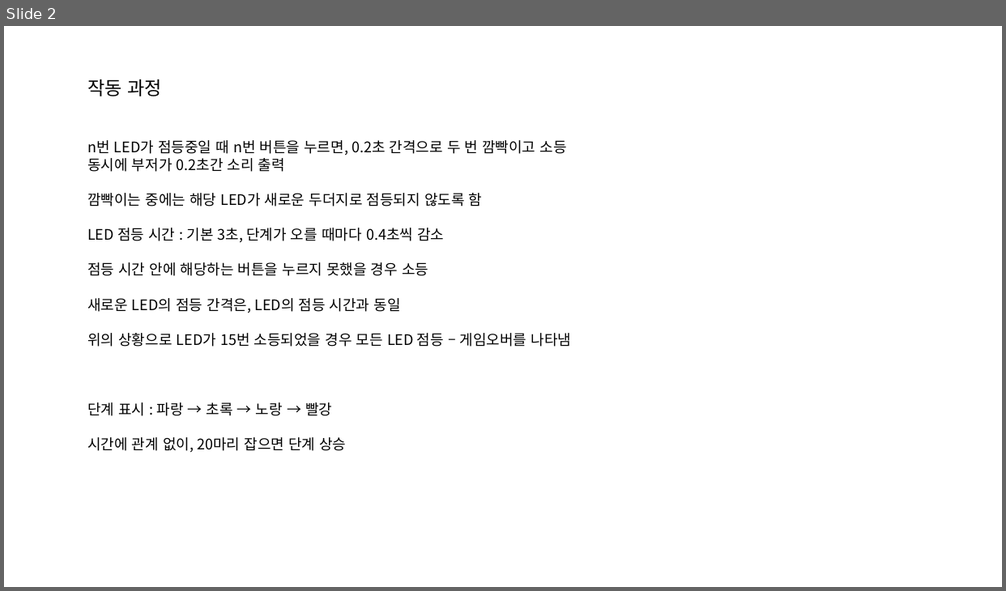
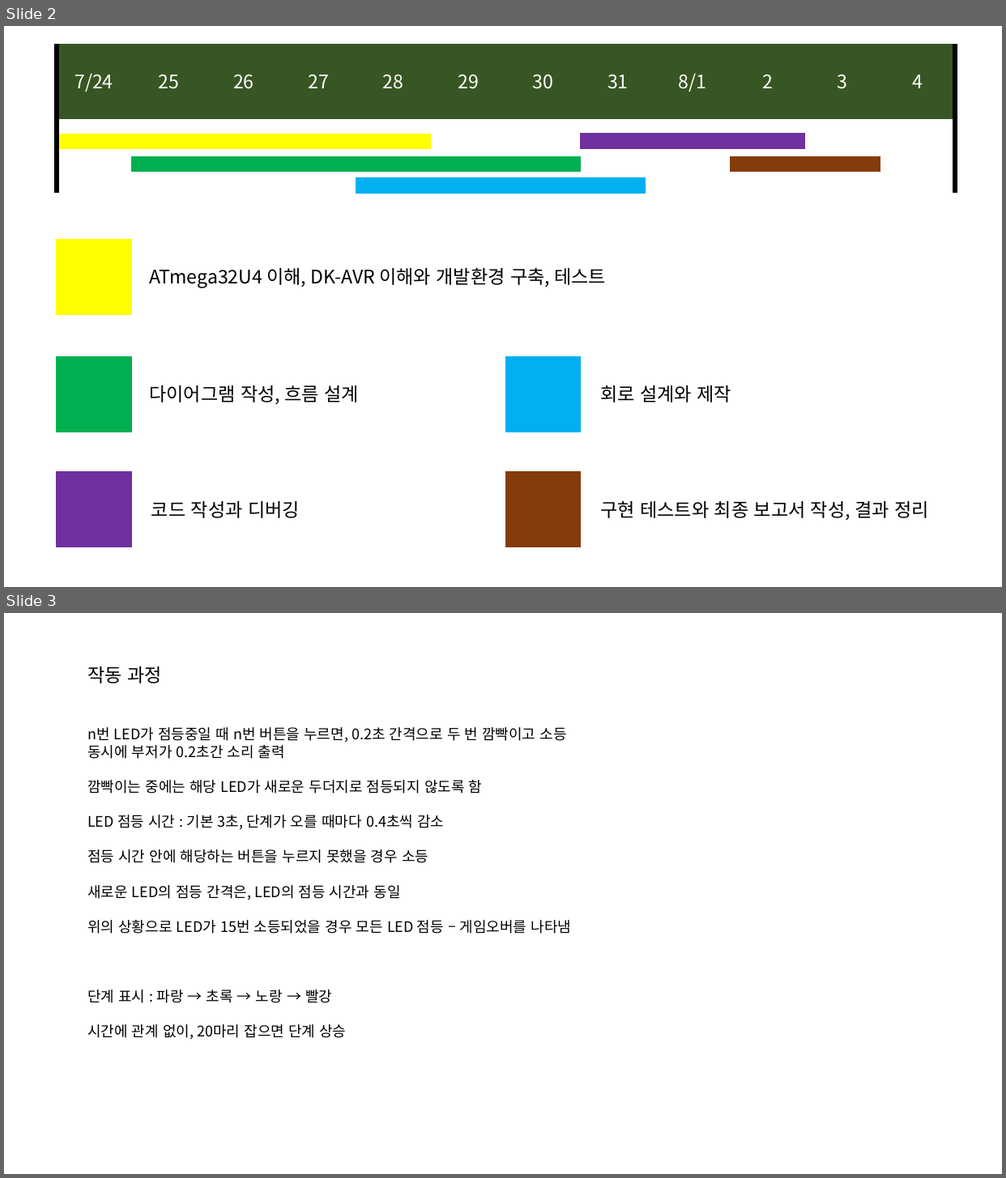
Before and after one commit to MagmaTart/JumpUP-2017-Summer, a slide deck: mole-project/SoominLee_mole-diagram_20170724.pptx. Shown one above the other, each under a label of ours: slide 2 before the commit, slides 2 and 3 after it. The pictures are 1006x591 and 1006x1178 pixels, drawn with LibreOffice and Linux fonts; fonts in the diff are those of the drawing. Boxes give left, top, right and bottom in pixels: in the first picture for what was removed or moved away, otherwise in the second. Text is boxed around its words. In the diff, an @@ line names an element or a change of style, - is before the commit and + after.

```diff
--- a/mole-project/SoominLee_mole-diagram_20170724.pptx
+++ b/mole-project/SoominLee_mole-diagram_20170724.pptx
@@ slide 2 added at (x1=4, y1=26, x2=1002, y2=587), background #FFFFFF @@
@@ rectangle added at (x1=57, y1=44, x2=131, y2=119), fill #385723, outline #385723 1 pt, 18 pt, text #FFFFFF @@
+7/24
@@ line added from (57, 44) to (57, 193), #000000 4.5 pt @@
@@ rectangle added at (x1=131, y1=44, x2=206, y2=119), fill #385723, outline #385723 1 pt, 18 pt, text #FFFFFF @@
+25
@@ rectangle added at (x1=206, y1=44, x2=281, y2=119), fill #385723, outline #385723 1 pt, 18 pt, text #FFFFFF @@
+26
@@ rectangle added at (x1=281, y1=44, x2=356, y2=119), fill #385723, outline #385723 1 pt, 18 pt, text #FFFFFF @@
+27
@@ rectangle added at (x1=356, y1=44, x2=431, y2=119), fill #385723, outline #385723 1 pt, 18 pt, text #FFFFFF @@
+28
@@ rectangle added at (x1=431, y1=44, x2=505, y2=119), fill #385723, outline #385723 1 pt, 18 pt, text #FFFFFF @@
+29
@@ rectangle added at (x1=505, y1=44, x2=581, y2=119), fill #385723, outline #385723 1 pt, 18 pt, text #FFFFFF @@
+30
@@ rectangle added at (x1=581, y1=44, x2=655, y2=119), fill #385723, outline #385723 1 pt, 18 pt, text #FFFFFF @@
+31
@@ rectangle added at (x1=655, y1=44, x2=731, y2=119), fill #385723, outline #385723 1 pt, 18 pt, text #FFFFFF @@
+8/1
@@ rectangle added at (x1=731, y1=44, x2=805, y2=119), fill #385723, outline #385723 1 pt, 18 pt, text #FFFFFF @@
+2
@@ rectangle added at (x1=805, y1=44, x2=880, y2=119), fill #385723, outline #385723 1 pt, 18 pt, text #FFFFFF @@
+3
@@ rectangle added at (x1=880, y1=44, x2=955, y2=119), fill #385723, outline #385723 1 pt, 18 pt, text #FFFFFF @@
+4
@@ line added from (955, 44) to (955, 193), #000000 4.5 pt @@
@@ rectangle added at (x1=57, y1=134, x2=431, y2=148), fill #FFFF00, outline #FFFF00 1 pt @@
@@ rectangle added at (x1=581, y1=134, x2=805, y2=149), fill #7030A0, outline #7030A0 1 pt @@
@@ rectangle added at (x1=131, y1=157, x2=581, y2=171), fill #00B050, outline #00B050 1 pt @@
@@ rectangle added at (x1=731, y1=157, x2=880, y2=171), fill #843C0B, outline #843C0B 1 pt @@
@@ rectangle added at (x1=356, y1=179, x2=645, y2=194), fill #00B0F0, outline #00B0F0 1 pt @@
@@ rectangle added at (x1=57, y1=239, x2=131, y2=314), fill #FFFF00, outline #FFFF00 1 pt @@
@@ text added at (x1=149, y1=267, x2=606, y2=288), 18 pt, text #000000 @@
+ATmega32U4 이해, DK-AVR 이해와 개발환경 구축, 테스트
@@ rectangle added at (x1=57, y1=357, x2=131, y2=432), fill #00B050, outline #00B050 1 pt @@
@@ rectangle added at (x1=505, y1=357, x2=581, y2=432), fill #00B0F0, outline #00B0F0 1 pt @@
@@ text added at (x1=149, y1=386, x2=359, y2=404), 18 pt, text #000000 @@
+다이어그램 작성, 흐름 설계
@@ text added at (x1=600, y1=386, x2=732, y2=403), 18 pt, text #000000 @@
+회로 설계와 제작
@@ rectangle added at (x1=57, y1=472, x2=131, y2=547), fill #7030A0, outline #7030A0 1 pt @@
@@ rectangle added at (x1=505, y1=472, x2=581, y2=547), fill #843C0B, outline #843C0B 1 pt @@
@@ text added at (x1=151, y1=501, x2=300, y2=518), 18 pt, text #000000 @@
+코드 작성과 디버깅
@@ text added at (x1=600, y1=501, x2=929, y2=520), 18 pt, text #000000 @@
+구현 테스트와 최종 보고서 작성, 결과 정리
@@ what was slide 2 is now slide 3 @@
```
Also in this commit, not shown: 1 slide changed.
